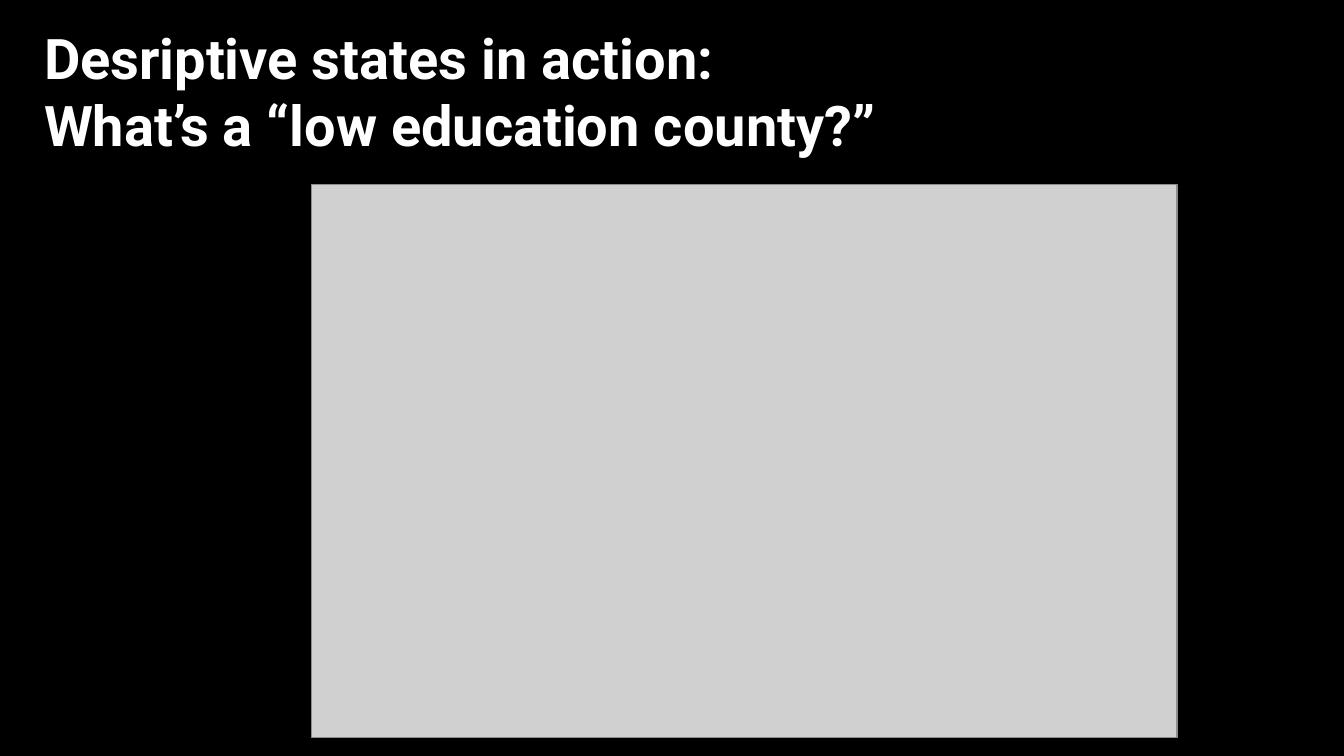
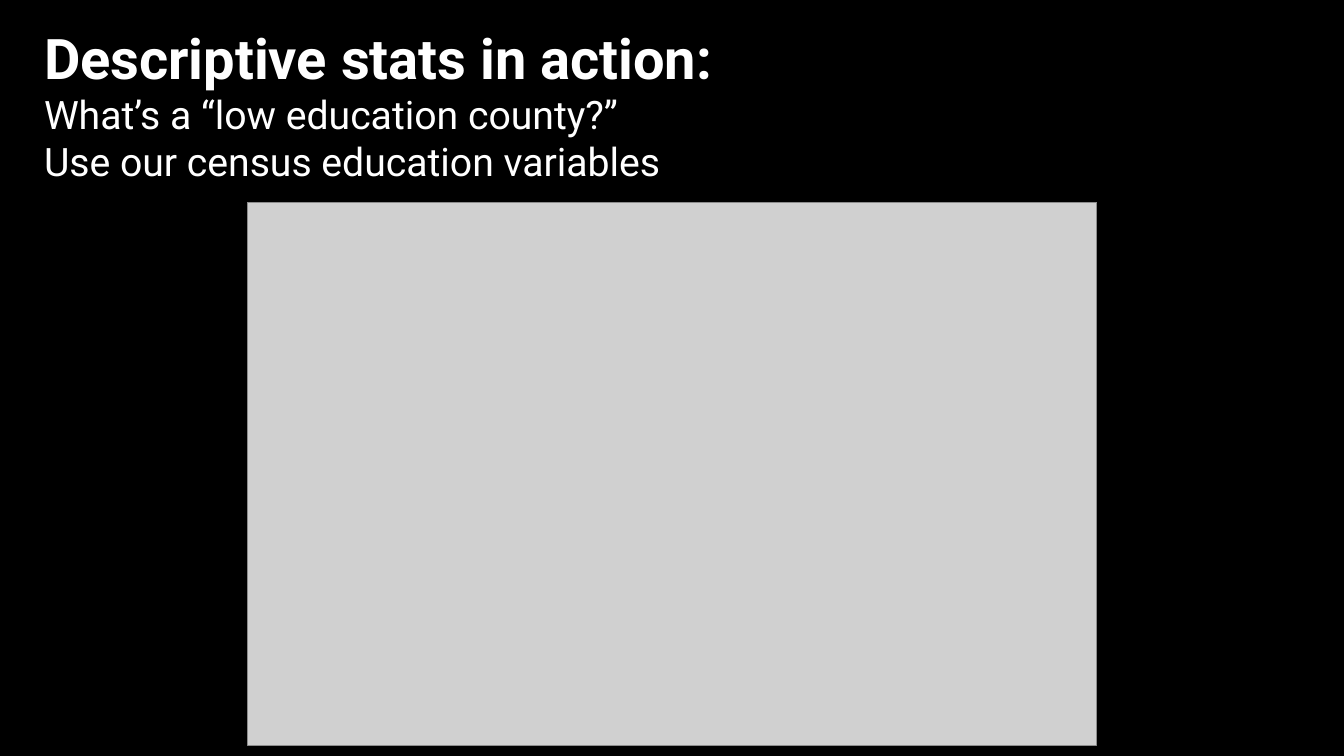
Before and after one commit to jshannon75/geog4300, a slide deck: slide 7 of in_class_slides/geog4300_W04-1 Classification and descriptive stats.pptx. Drawn at 1344x756 pixels with LibreOffice and Linux fonts; fonts in the diff are those of the drawing; grey boxes stand for pictures; background and template pictures are left out. Boxes give left, top, right and bottom in pixels: in the first picture for what was removed or moved away, otherwise in the second. Text is boxed around its words. In the diff, an @@ line names an element or a change of style, - is before the commit and + after.

```diff
--- a/in_class_slides/geog4300_W04-1 Classification and descriptive stats.pptx
+++ b/in_class_slides/geog4300_W04-1 Classification and descriptive stats.pptx
@@ text at [44, 37, 712, 91]: text changed @@
-Desriptive states in action:
+Descriptive stats in action:
@@ text at [44, 99, 618, 138]: size 40 to 28 pt, bold off in "What’s a “low education county?”" @@
@@ text at [44, 146, 661, 177]: paragraph added @@
+Use our census education variables
@@ picture: place and size @@
-picture at [312, 185, 1178, 738]
+picture at [247, 203, 1097, 746]
```
Also in this commit, not shown: 2 other slides changed, 1 slide added, 2 other files.
